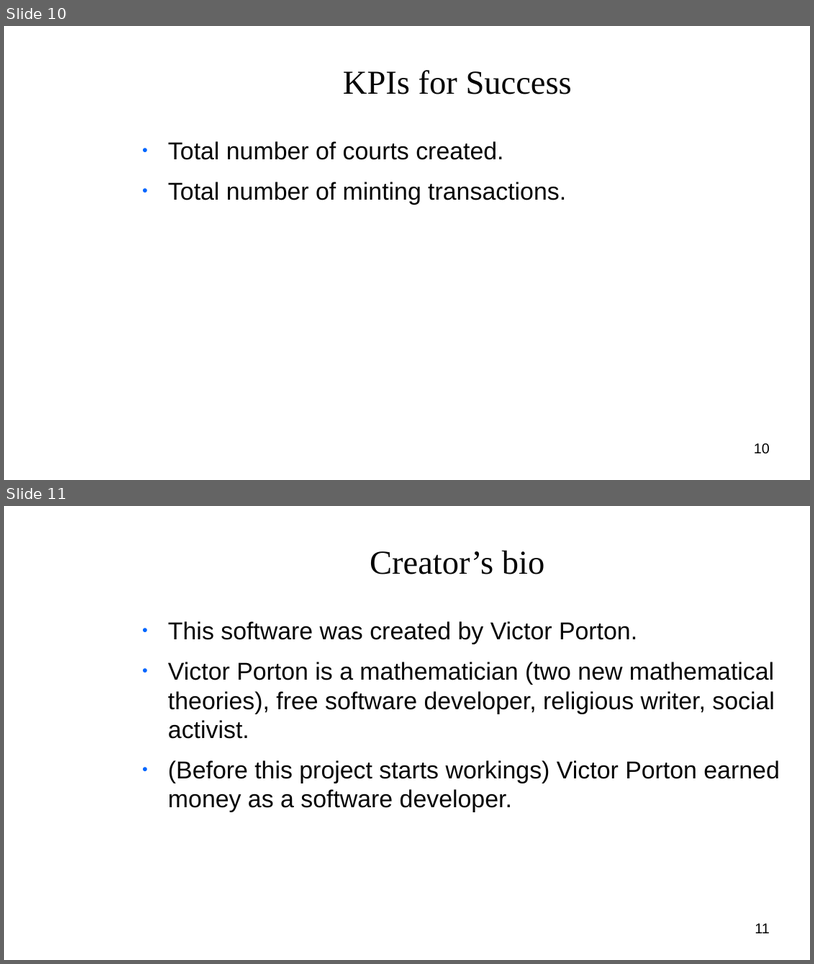
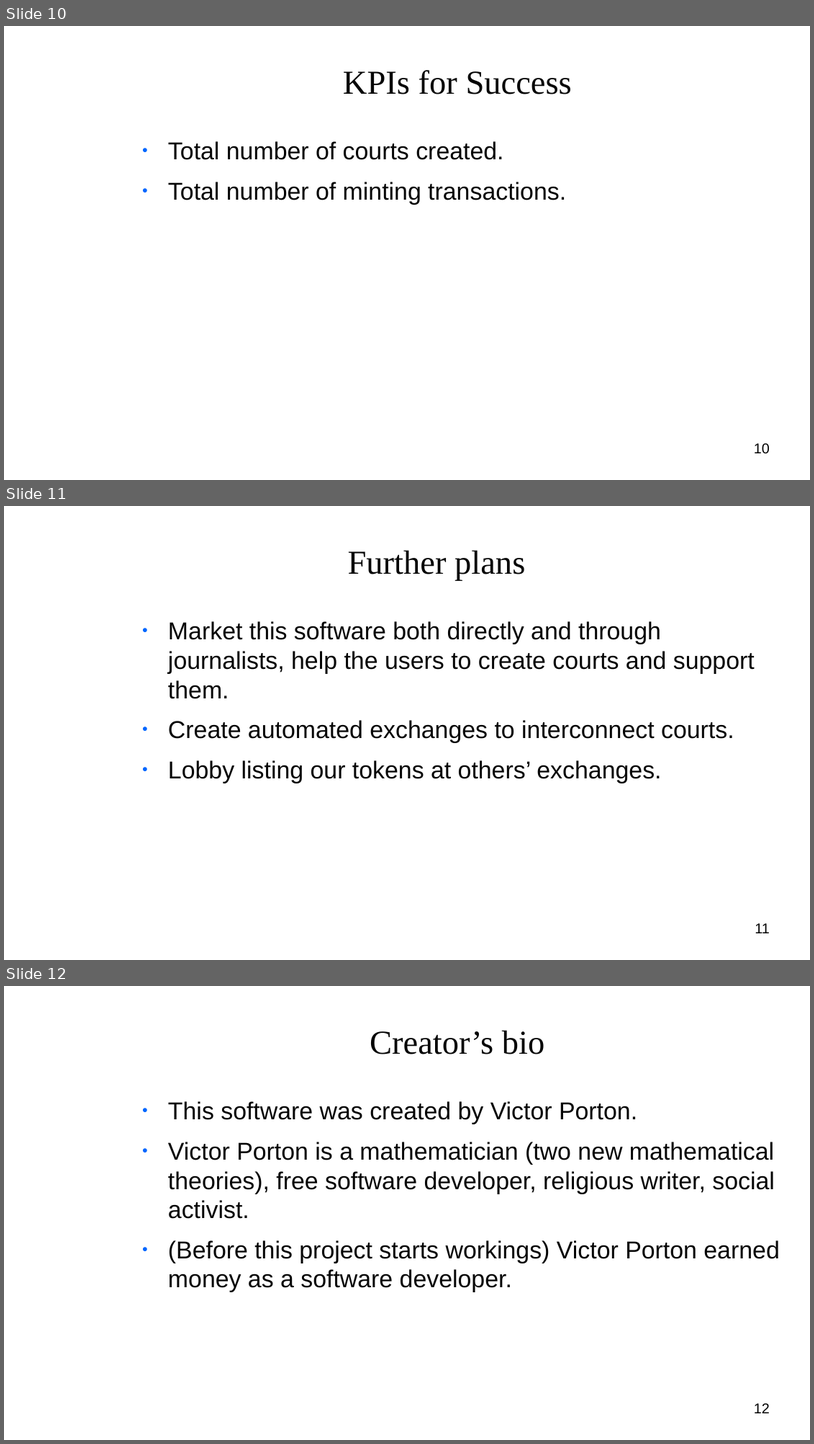
Before and after one commit to vporton/courts, a slide deck: deliverables/pitch-deck.odp. Shown one above the other, each under a label of ours: slides 10 and 11 before the commit, slides 10, 11 and 12 after it. The pictures are 814x964 and 814x1444 pixels, drawn with LibreOffice and Linux fonts; fonts in the diff are those of the drawing; background and template pictures are left out. Boxes give left, top, right and bottom in pixels: in the first picture for what was removed or moved away, otherwise in the second. Text is boxed around its words. In the diff, an @@ line names an element or a change of style, - is before the commit and + after.

```diff
--- a/deliverables/pitch-deck.odp
+++ b/deliverables/pitch-deck.odp
@@ slide 11 added at [4,506,810,960], background picture (left out) @@
@@ title added at [348,550,525,581], 33 pt, text #050505 @@
+Further plans
@@ text added at [168,621,755,783], 24 pt, text #050505 @@
+● Market this software both directly and through journalists, help the users to create courts and support them.
+● Create automated exchanges to interconnect courts.
+● Lobby listing our tokens at others’ exchanges.
@@ page number added at [755,923,770,933], 14 pt, text #000000 @@
+11
@@ what was slide 11 is now slide 12 @@
@@ page number at [754,1403,770,1413]: text changed @@
-11
+12
```
